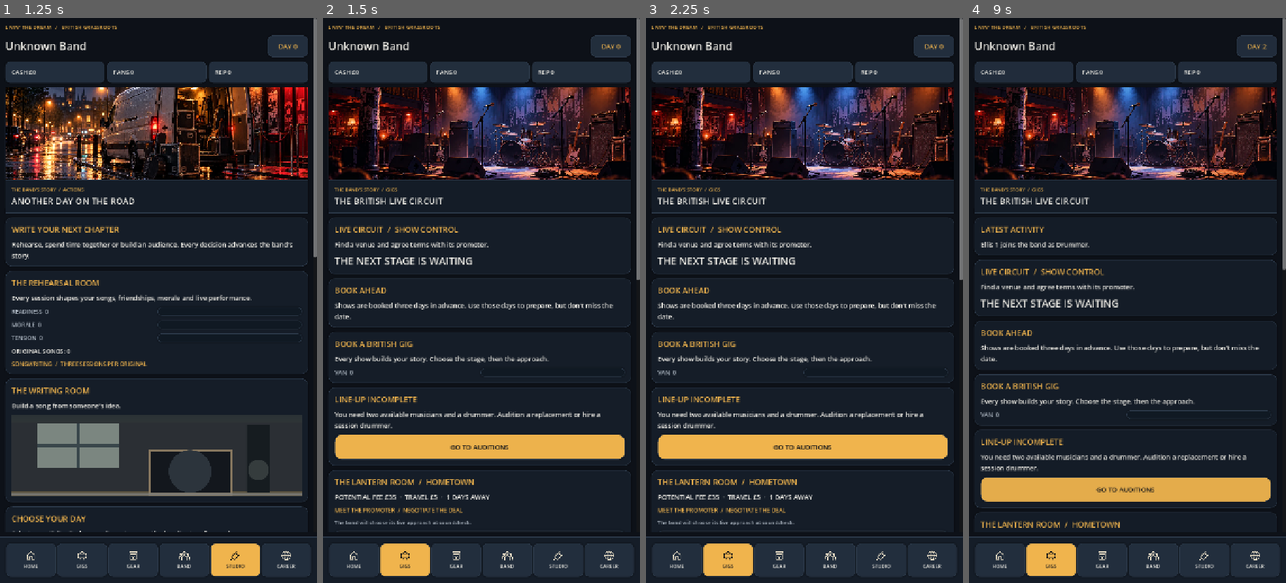
Above: before the commit, frames 1-4 (left to right).
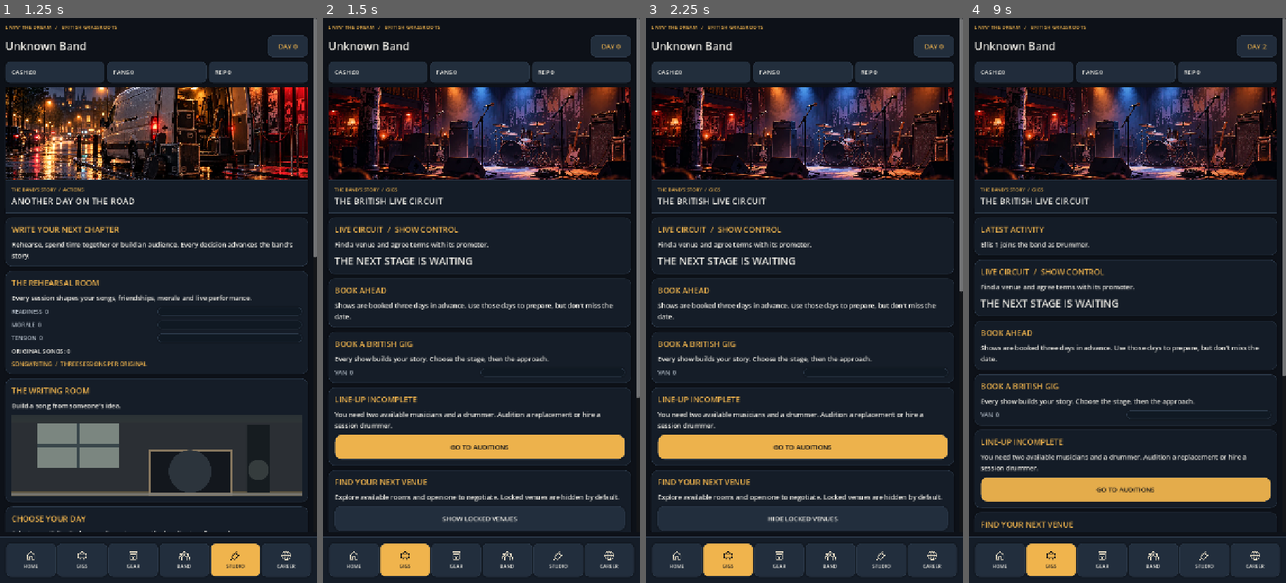
Above: after the commit, the same moments.

Repository: alimuir654-rgb/BandMaster
Game: Godot game, scene res://Scenes/CareerHub.tscn
Same seed, same stepped clock (60 frames per second), same inputs: the game is played once before the commit and once after it. This scene is started directly instead of the project's main scene.
Inputs (mouse positions are in pixels of both pictures, inside the frame that each line leads up to):
- Up to frame 1 (1.25 s): click "WRITE TOGETHER ›" at 0.5 s
- Up to frame 2 (1.5 s): click "JAM" at 1.25 s
- Up to frame 3 (2.25 s): click (801, 520) at 2 s, where only the run after the commit has a clickable "SHOW LOCKED VENUES"
- Up to frame 4 (9 s): click (1124, 520) at 2.75 s, where only the run after the commit has a clickable "HIDE LOCKED VENUES"; click "GO TO AUDITIONS" at 3.5 s; click "SIGN · £0" at 4.25 s; click "CONTINUE ›" at 5 s; click "SIGN · £0" at 5.75 s; click "CONTINUE ›" at 6.5 s; click (1000, 560) at 7.27 s; click "WRITE TOGETHER ›" at 8 s; click (1051, 560) at 8.77 s

Frame 1 is identical in both runs. In frame 2, 1.9% of the frame differs, in the area x 3-100%, y 46-91%; in frame 3, 1.7%; in frame 4, 0.6%.
Error before the commit: Invalid access to property or key 'band' on a base object of type 'Dictionary'. (res://Scripts/career_hub.gd:1078)
Error after the commit: Invalid access to property or key 'band' on a base object of type 'Dictionary'. (res://Scripts/career_hub.gd:1106)

Commit message:
Progressive disclosure for venues and band members; hide locked inventory by default

Diff:
--- a/Scripts/career_hub.gd
+++ b/Scripts/career_hub.gd
@@ -48,6 +48,9 @@
 var content: VBoxContainer
 var scrapbook_filter := "ALL"
 var action_view := "JAM"
+var expanded_venue := ""
+var expanded_member := -1
+var show_locked_venues := false
 var dialogue_request: HTTPRequest
 var dialogue_busy := false
 var dialogue_serial := 0
@@ -472,15 +475,32 @@
   if available_count >= 1 and _num("cash") >= 25:
    _label(warning,"SESSION DRUMMER: £25 PER SHOW. PERFORMANCE QUALITY -8.",13,UI.MUTED)
 
+ var venue_list := _card("FIND YOUR NEXT VENUE","Explore available rooms and open one to negotiate. Locked venues are hidden by default.")
+ var locked_toggle := UI.button("HIDE LOCKED VENUES" if show_locked_venues else "SHOW LOCKED VENUES")
+ venue_list.add_child(locked_toggle)
+ locked_toggle.pressed.connect(func() -> void:
+  show_locked_venues = not show_locked_venues
+  _render()
+ )
  for venue in Gigs.VENUES:
   var key: String = str(venue["id"])
   var needed_fans := maxi(0,int(venue["min_fans"]) - _num("fans"))
   var needed_rep := maxi(0,int(venue["min_rep"]) - _num("reputation"))
   if needed_fans > 0 or needed_rep > 0:
+   if not show_locked_venues:
+    continue
    var locked := _card(str(venue["venue"])+"  /  "+str(venue["city"]),"LOCKED  ·  Need %d fans and %d reputation" % [needed_fans,needed_rep])
    _label(locked,"Build your following with local gigs and promotion.",13,UI.MUTED)
    continue
   var box := _card(str(venue["venue"])+"  /  "+str(venue["city"]),"POTENTIAL FEE £%d  ·  TRAVEL £%d  ·  %d DAYS AWAY" % [int(venue["fee"]),int(venue["travel"]),int(venue["days"])])
+  var details := UI.button("HIDE OFFERS" if expanded_venue == key else "VIEW PROMOTER OFFERS  ›")
+  box.add_child(details)
+  details.pressed.connect(func() -> void:
+   expanded_venue = "" if expanded_venue == key else key
+   _render()
+  )
+  if expanded_venue != key:
+   continue
   _label(box,"MEET THE PROMOTER  /  NEGOTIATE THE DEAL",13,UI.AMBER)
   _label(box,"The band will choose its live approach at soundcheck.",12,UI.MUTED)
   for offer_id in ["standard","guarantee","guestlist"]:
@@ -608,6 +628,14 @@
   _label(name_stack,BandPulse.member_note(member),12,UI.AMBER)
   if str(member.get("life_status","active")) != "active":
    _label(name_stack,str(member.get("life_status","")).to_upper()+" UNTIL DAY %d" % int(member.get("available_day",0)),12,UI.AMBER)
+  var profile_toggle := UI.button("CLOSE PROFILE" if expanded_member == index else "VIEW MEMBER PROFILE  ›")
+  box.add_child(profile_toggle)
+  profile_toggle.pressed.connect(func() -> void:
+   expanded_member = -1 if expanded_member == index else index
+   _render()
+  )
+  if expanded_member != index:
+   continue
   var rule := ColorRect.new()
   rule.color = Color("#344153")
   rule.custom_minimum_size.y = 1
